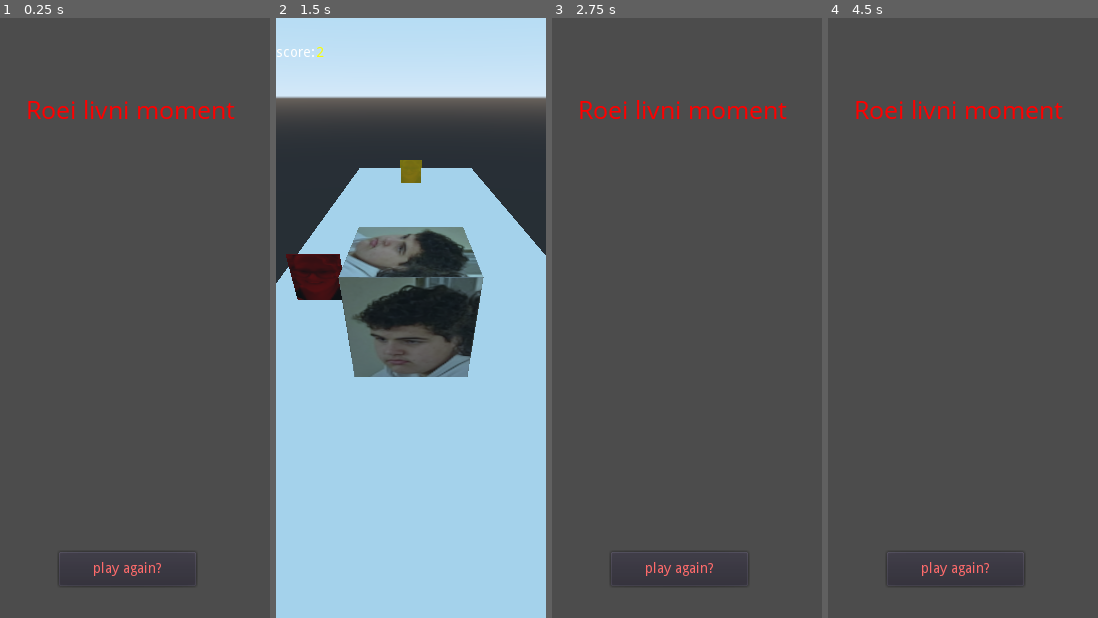
Above: before the commit, frames 1-4 (left to right).
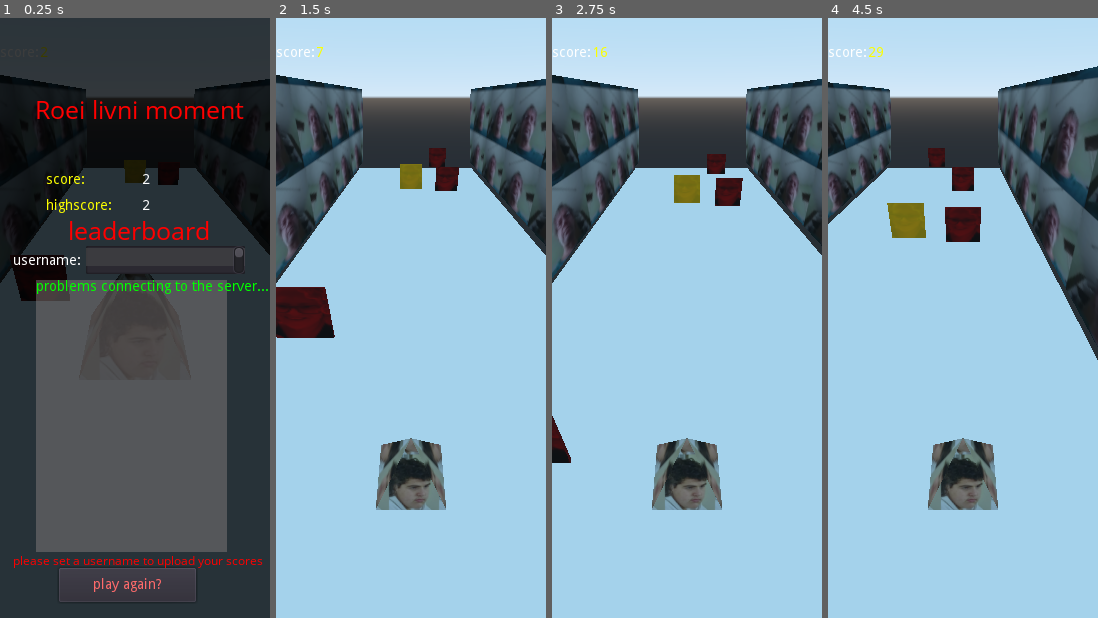
Above: after the commit, the same moments.

Repository: jonathanbreitg/Roei-Livni-Surfers
Game: Godot game, scene res://level.tscn
Two runs of this game, one before a commit and one after it. Both use one fixed random seed, a clock stepped at 60 frames per second and the inputs below.
Inputs (mouse positions are in pixels of both pictures, inside the frame that each line leads up to):
- Up to frame 1 (0.25 s): no input
- Up to frame 2 (1.5 s): click "play again?" at 0.5 s; click (402, 570) at 1.25 s, where only the run before the commit has a clickable "play again?"
- Up to frame 3 (2.75 s): click (678, 570) at 2 s, where only the run before the commit has a clickable "play again?"
- Up to frame 4 (4.5 s): move the mouse to (1022, 288) at 2.77 s; hold Right (ui_right) 2.78-3.5 s; click (1022, 288) at 2.92 s; drag from (909, 348) to (949, 438) at 3.52 s; move the mouse to (990, 186) at 4.27 s; hold Right (ui_right) from 4.28 s (still down); click (990, 186) at 4.42 s

The runs differ from the first frame. In frame 1, 63% of the frame differs, in the area x 0-100%, y 0-100%; in frame 2, 27%; in frame 3, 94%; in frame 4, 94%.

Commit message:
BUNCHA FUCKING CHANGES

Diff:
--- a/KinematicBody.gd
+++ b/KinematicBody.gd
@@ -79,7 +79,7 @@
 		var collision = get_slide_collision(i)
 		if collision.collider.name == "spike_body":
 			print("collided with spike?")
-			get_tree().change_scene("res://death_screen.tscn")
+			$Control.is_paused = true
 		elif collision.collider.name == "floor":
 			pass
 		else:
--- a/death_screen.gd
+++ b/death_screen.gd
@@ -1,20 +1,141 @@
 extends Control
+var is_paused = false setget set_is_paused
+var mouse_sensitivity = 0.3
+var high_score = 0
+var curr_score = 0
+var username = ""
+var leaderboard = []
+var leaderboard_str = ""
+export(int) var LIMIT = 10
+var current_text = ''
+var cursor_line = 0
+var cursor_column = 0
+func _unhandled_input(event):
+	if event.is_action_pressed("ui_cancel"):
+		Input.set_mouse_mode(Input.MOUSE_MODE_VISIBLE)
+		self.is_paused = !is_paused
 
 
-# Declare member variables here. Examples:
-# var a = 2
-# var b = "text"
-
-
-# Called when the node enters the scene tree for the first time.
-func _ready():
-	pass # Replace with function body.
-
-
-# Called every frame. 'delta' is the elapsed time since the previous frame.
-#func _process(delta):
-#	pass
+func set_is_paused(value):
+	is_paused = value
+	$ColorRect2/leaderboard_Text.text = "connecting to server..."
+	get_tree().paused = is_paused
+	visible = is_paused
+	leaderboard = []
+	leaderboard_str = ""
+	curr_score = get_parent().score
+	print(curr_score)
+	$score.text = str(curr_score)
+	username = $text_label2/TextEdit.text
+	print(username)
+	$HTTPRequest.request("https://roei-livni-surfers-server.jonathanbreitg.repl.co/get_leaderboard")
+	if curr_score > high_score:
+		print("NEW HIGHSCORE!")
+		high_score = curr_score
+		$high_score.text = str(high_score)
+		if username == "":
+			$text_label2/set_username_text.visible = true
+		else:
+			var data_to_send = {"data" : [username,high_score]}
+			var query = JSON.print(data_to_send)
+			print("query is",query)
+			var headers = ["Content-Type: application/json"]
+			$HTTPRequest_post.request("https://roei-livni-surfers-server.jonathanbreitg.repl.co/upload_score",headers,false, HTTPClient.METHOD_POST, query)
 
 
 func _on_Button_pressed():
-	get_tree().change_scene("res://level.tscn")
+	Input.set_mouse_mode(Input.MOUSE_MODE_VISIBLE)
+	self.is_paused = false
+	get_parent().global_transform.origin.x = 0
+	get_parent().global_transform.origin.y = 5.864
+	get_parent().global_transform.origin.z = 0
+	get_parent().get_parent().get_parent().reset_level()
+	get_parent().score = 0
+	get_parent().raw_score = 0
+	get_parent().speed = -7
+
+
+func dict_to_array(dic):
+	var dictionary = dic# someDictionary
+	var arrayOfKeyValuePairs: Array = [] # array of pairs, each pair is an array with 2 elements: [key, value]
+	for key in dictionary:
+		var keyValuePair: Array = [key, dictionary[key]]
+		arrayOfKeyValuePairs.append(keyValuePair)
+	return arrayOfKeyValuePairs
+
+
+func _on_HTTPRequest_request_completed(result, response_code, headers, body):
+	var json = JSON.parse(body.get_string_from_utf8())
+	print("GOT BACK REQUEST/REPONSE")
+	print(response_code)
+	if response_code == 200:
+		print(json)
+		print(json.result)
+		leaderboard = dict_to_array(json.result)
+		print(leaderboard)
+		leaderboard.sort_custom(self,"custom_comparison")
+		print(leaderboard)
+		for pair in leaderboard:
+			leaderboard_str += str(pair[0]) + ": " + str(pair[1]) + "\n"
+		$ColorRect2/leaderboard_Text.text = str(leaderboard_str)
+	else:
+		$ColorRect2/leaderboard_Text.text = "problems connecting to the server....."
+	$HTTPRequest.cancel_request()
+
+
+func custom_comparison(a,b):
+	if a[1] > b[1]:
+		return a > b
+	else:
+		return b > a
+
+
+
+func _on_HTTPRequest_post_request_completed(result, response_code, headers, body):
+	leaderboard= []
+	leaderboard_str = ""
+	var json = JSON.parse(body.get_string_from_utf8())
+	print("GOT BACK REQUEST/REPONSE")
+	print(response_code)
+	if response_code == 200:
+		print(json)
+		print(json.result)
+		leaderboard = dict_to_array(json.result)
+		print(leaderboard)
+		leaderboard.sort_custom(self,"custom_comparison")
+		print(leaderboard)
+		for pair in leaderboard:
+			leaderboard_str += str(pair[0]) + ": " + str(pair[1]) + "\n"
+		$ColorRect2/leaderboard_Text.text = str(leaderboard_str)
+	else:
+		$ColorRect2/leaderboard_Text.text = "problems connecting to the server....."
+
+
+func _on_change_username_button_pressed():
+	$change_username_button.visible = false
+	$text_label2/Label.visible = false
+	$text_label2/TextEdit.visible = false
+	print("changed username")
+	username = $text_label2/TextEdit.text
+	var data_to_send = {"data" : [username,high_score]}
+	var query = JSON.print(data_to_send)
+	print("query is",query)
+	var headers = ["Content-Type: application/json"]
+	$HTTPRequest_post.request("https://roei-livni-surfers-server.jonathanbreitg.repl.co/upload_score",headers,false, HTTPClient.METHOD_POST, query)
+
+func _on_TextEdit_text_changed():
+	$change_username_button.visible = true
+	$text_label2/set_username_text.visible = false
+
+	var new_text : String = $text_label2/TextEdit.text
+	if new_text.length() > LIMIT:
+		$text_label2/TextEdit.text = current_text
+		# when replacing the text, the cursor will get moved to the beginning of the
+		# text, so move it back to where it was
+		$text_label2/TextEdit.cursor_set_line(cursor_line)
+		$text_label2/TextEdit.cursor_set_column(cursor_column)
+
+	current_text = $text_label2/TextEdit.text
+	# save current position of cursor for when we have reached the limit
+	cursor_line = $text_label2/TextEdit.cursor_get_line()
+	cursor_column = $text_label2/TextEdit.cursor_get_column()
--- a/death_screen.tscn
+++ b/death_screen.tscn
@@ -1,22 +1,33 @@
-[gd_scene load_steps=3 format=2]
+[gd_scene load_steps=5 format=2]
 
 [ext_resource path="res://new_dynamicfont.tres" type="DynamicFont" id=1]
 [ext_resource path="res://death_screen.gd" type="Script" id=2]
+[ext_resource path="res://OpenSans-Regular.ttf" type="DynamicFontData" id=3]
+
+[sub_resource type="DynamicFont" id=1]
+size = 12
+outline_color = Color( 1, 0.0431373, 0.0431373, 1 )
+font_data = ExtResource( 3 )
 
 [node name="Control" type="Control"]
 anchor_right = 1.0
 anchor_bottom = 1.0
 script = ExtResource( 2 )
 
+[node name="ColorRect" type="ColorRect" parent="."]
+margin_right = 270.0
+margin_bottom = 600.0
+color = Color( 0, 0, 0, 0.760784 )
+
 [node name="Button" type="Button" parent="."]
 margin_left = 59.0
-margin_top = 534.0
+margin_top = 550.0
 margin_right = 196.0
-margin_bottom = 568.0
+margin_bottom = 584.0
 custom_colors/font_color = Color( 1, 0.419608, 0.419608, 1 )
 text = "play again?"
 
-[node name="Label" type="Label" parent="."]
+[node name="text_label" type="Label" parent="."]
 margin_left = 26.0
 margin_top = 74.0
 margin_right = 253.0
@@ -24,5 +35,97 @@
 custom_colors/font_color = Color( 1, 0, 0, 1 )
 custom_fonts/font = ExtResource( 1 )
 text = "Roei livni moment"
+align = 1
+
+[node name="text_label2" type="Label" parent="."]
+margin_left = 26.0
+margin_top = 195.0
+margin_right = 253.0
+margin_bottom = 409.0
+custom_colors/font_color = Color( 1, 0, 0, 1 )
+custom_fonts/font = ExtResource( 1 )
+text = "leaderboard"
+align = 1
+
+[node name="TextEdit" type="TextEdit" parent="text_label2"]
+margin_left = 60.0
+margin_top = 33.0
+margin_right = 219.0
+margin_bottom = 61.0
+highlight_current_line = true
+
+[node name="Label" type="Label" parent="text_label2"]
+margin_left = -13.0
+margin_top = 41.0
+margin_right = 55.0
+margin_bottom = 55.0
+text = "username:"
+
+[node name="set_username_text" type="Label" parent="text_label2"]
+visible = false
+margin_left = -13.0
+margin_top = 339.0
+margin_right = 274.0
+margin_bottom = 356.0
+custom_colors/font_color = Color( 1, 0, 0, 1 )
+custom_fonts/font = SubResource( 1 )
+text = "please set a username to upload your scores"
+
+[node name="score" type="Label" parent="."]
+margin_left = 142.0
+margin_top = 155.0
+margin_right = 182.0
+margin_bottom = 169.0
+
+[node name="score2" type="Label" parent="."]
+margin_left = 46.0
+margin_top = 155.0
+margin_right = 86.0
+margin_bottom = 169.0
+custom_colors/font_color = Color( 0.988235, 1, 0, 1 )
+text = "score:"
+
+[node name="high_score" type="Label" parent="."]
+margin_left = 142.0
+margin_top = 181.0
+margin_right = 182.0
+margin_bottom = 195.0
+
+[node name="high_score_text" type="Label" parent="."]
+margin_left = 46.0
+margin_top = 181.0
+margin_right = 112.0
+margin_bottom = 195.0
+custom_colors/font_color = Color( 0.988235, 1, 0, 1 )
+text = "highscore:"
+
+[node name="HTTPRequest" type="HTTPRequest" parent="."]
+
+[node name="HTTPRequest_post" type="HTTPRequest" parent="."]
+
+[node name="ColorRect2" type="ColorRect" parent="."]
+margin_left = 36.0
+margin_top = 262.0
+margin_right = 227.0
+margin_bottom = 534.0
+color = Color( 0.556863, 0.521569, 0.521569, 0.45098 )
+
+[node name="leaderboard_Text" type="Label" parent="ColorRect2"]
+margin_right = 191.0
+margin_bottom = 272.0
+custom_colors/font_color = Color( 0.00784314, 1, 0, 1 )
+text = "connecting to server...."
+
+[node name="change_username_button" type="Button" parent="."]
+visible = false
+margin_left = 59.0
+margin_top = 506.0
+margin_right = 184.0
+margin_bottom = 526.0
+text = "change username"
 
 [connection signal="pressed" from="Button" to="." method="_on_Button_pressed"]
+[connection signal="text_changed" from="text_label2/TextEdit" to="." method="_on_TextEdit_text_changed"]
+[connection signal="request_completed" from="HTTPRequest" to="." method="_on_HTTPRequest_request_completed"]
+[connection signal="request_completed" from="HTTPRequest_post" to="." method="_on_HTTPRequest_post_request_completed"]
+[connection signal="pressed" from="change_username_button" to="." method="_on_change_username_button_pressed"]
--- a/level.gd
+++ b/level.gd
@@ -12,6 +12,7 @@
 var scene_to_clone
 onready var floor_obj = $floor
 onready var player = $player/KinematicBody
+var spikes = []
 var spike_scene = preload("res://spike.tscn")
 var moving_spike_scene = preload("res://moving_spike_horizontal.tscn")
 # Called when the node enters the scene tree for the first time.
@@ -37,3 +38,11 @@
 	copy.global_transform.origin.x = -8 + (randi() % 3) * 8
 	copy.global_transform.origin.y = 3.5
 	i += 1
+	spikes.append(copy)
+
+func reset_level():
+	randomize()
+	for spike in spikes:
+		spike.queue_free()
+	i = 0
+	spikes = []
--- a/level.tscn
+++ b/level.tscn
@@ -1,10 +1,17 @@
-[gd_scene load_steps=6 format=2]
+[gd_scene load_steps=8 format=2]
 
 [ext_resource path="res://addons/swipe_controller/swipe_controller.gd" type="Script" id=1]
 [ext_resource path="res://player.tscn" type="PackedScene" id=2]
 [ext_resource path="res://spike.tscn" type="PackedScene" id=3]
 [ext_resource path="res://level.gd" type="Script" id=4]
 [ext_resource path="res://moving_spike_horizontal.tscn" type="PackedScene" id=5]
+[ext_resource path="res://barak.webp" type="Texture" id=6]
+
+[sub_resource type="SpatialMaterial" id=1]
+albedo_texture = ExtResource( 6 )
+uv1_scale = Vector3( 0.1, 0.1, 0.5 )
+uv1_triplanar = true
+uv1_triplanar_sharpness = 19.0273
 
 [node name="level" type="Spatial"]
 transform = Transform( 1, 0, 0, 0, 1, 0, 0, 0, 1, 0, 7.62706, 0.24687 )
@@ -19,10 +26,18 @@
 transform = Transform( 1, 0, 0, 0, 1, 0, 0, 0, 1, 0, 5.86404, 0 )
 
 [node name="floor" type="CSGBox" parent="."]
-transform = Transform( 18.6193, 0, 0, 0, 1, 0, 0, 0, 10.242, 1.508, -17.971, -5113.54 )
+transform = Transform( 18.6193, 0, 0, 0, 1, 0, 0, 0, 10.242, 1.508, -17.971, 0 )
 use_collision = true
 height = 19.188
 depth = 78.334
+
+[node name="CSGBox" type="CSGBox" parent="floor"]
+transform = Transform( -2.43833e-07, -0.115462, 0, -2.43833e-07, 2.20612e-16, -9.81752, 5.57824, -5.04702e-09, -4.29138e-07, -1.06328, 20.98, -5.61266 )
+material = SubResource( 1 )
+
+[node name="CSGBox2" type="CSGBox" parent="floor"]
+transform = Transform( -2.43833e-07, -0.115462, 0, -2.43833e-07, 2.20612e-16, -9.81752, 5.57824, -5.04702e-09, -4.29138e-07, 1.09154, 20.98, -5.61266 )
+material = SubResource( 1 )
 
 [node name="spike" parent="." instance=ExtResource( 3 )]
 transform = Transform( 1, 0, 0, 0, 1, 0, 0, 0, 1, -9.16296, -3.68204, -18.047 )
--- a/player.tscn
+++ b/player.tscn
@@ -1,7 +1,9 @@
-[gd_scene load_steps=5 format=2]
+[gd_scene load_steps=8 format=2]
 
 [ext_resource path="res://KinematicBody.gd" type="Script" id=1]
 [ext_resource path="res://roei.jpeg" type="Texture" id=2]
+[ext_resource path="res://death_screen.tscn" type="PackedScene" id=3]
+[ext_resource path="res://pyramid.obj" type="ArrayMesh" id=4]
 
 [sub_resource type="SpatialMaterial" id=3]
 albedo_texture = ExtResource( 2 )
@@ -9,12 +11,20 @@
 [sub_resource type="BoxShape" id=4]
 extents = Vector3( 2, 2, 2 )
 
+[sub_resource type="SpatialMaterial" id=5]
+albedo_texture = ExtResource( 2 )
+uv1_scale = Vector3( 0.5, 0.5, 0.5 )
+uv1_offset = Vector3( -0.562, -0.358, 0 )
+uv1_triplanar = true
+uv1_triplanar_sharpness = 19.6983
+
 [node name="Spatial" type="Spatial"]
 
 [node name="KinematicBody" type="KinematicBody" parent="."]
 script = ExtResource( 1 )
 
 [node name="CSGBox" type="CSGBox" parent="KinematicBody"]
+visible = false
 width = 4.0
 height = 4.0
 depth = 4.0
@@ -42,3 +52,13 @@
 margin_right = 80.0
 margin_bottom = 14.0
 custom_colors/font_color = Color( 0.988235, 1, 0, 1 )
+
+[node name="Control" parent="KinematicBody" instance=ExtResource( 3 )]
+pause_mode = 2
+visible = false
+
+[node name="pyramid" type="MeshInstance" parent="KinematicBody"]
+transform = Transform( 1.43054, 0, 0, 0, 1.59907, 0, 0, 0, 1.40103, 0, 0, 0 )
+mesh = ExtResource( 4 )
+skeleton = NodePath("../..")
+material/0 = SubResource( 5 )
--- a/project.godot
+++ b/project.godot
@@ -18,7 +18,7 @@
 
 window/size/width=270
 window/handheld/orientation="portrait"
-window/stretch/mode="2d"
+window/stretch/mode="viewport"
 
 [editor_plugins]
 
Binary file added: barak.webp
Not shown, added: barak.webp.import
Not shown, added: pyramid.mtl
Not shown, added: pyramid.obj
Not shown, added: pyramid.obj.import
Not shown, changed: docs/index.html
Not shown, changed: docs/index.pck
